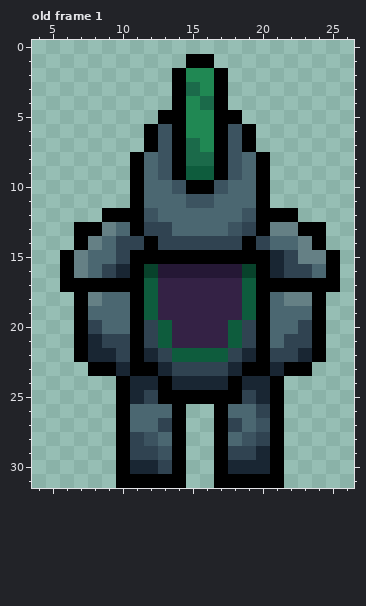
Pixel-art file -- Aseprite/Characters/PlayerCharacter_Back_BaseSprite.aseprite. This is how it looked before the edit.
32x32 pixels, 1 frame. Shown: old frame 1: x 4..26, y 0..31. The commit also changed other frames, which this record leaves out.
New version:
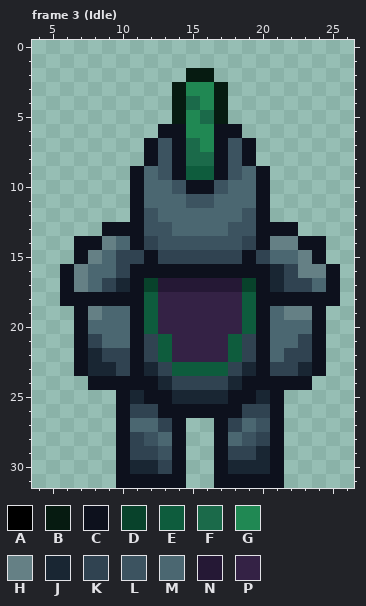
Palette (. is transparent): A #000000  B #061b11  C #0d111d  D #08422b  E #0e5c3d  F #1b6a4a  G #208853  H #658085  J #192633  K #304351  L #3c5360  M #4b6771  N #251835  P #342245
A new or re-ordered frame is compared with the old frame closest to it.
Difference:
frames 1 -> 11
--- frame 3 (Idle) is new; against old frame 1
@@ x 4..26 @@
  0 .......................
- 1 ...........AA..........
- 2 ..........AGGA.........
- 3 ..........AFGA.........
- 4 ..........AGFA.........
- 5 .........AAGGAA........
- 6 ........ALAGGALA.......
- 7 ........ALAFGALA.......
- 8 .......AMLAFFALMA......
- 9 .......AMLAEEALMA......
-10 .......AMMLAALMMA......
-11 .......AMMMLLMMMA......
-12 .....AAALMMMMMMLAAA....
-13 ...AAHMAKKMMMMLKAHHAA..
-14 ...AHMKKAKKKKKKAKMMHA..
-15 ..AHMMKAAAAAAAAAAJKHHA.
-16 ..AHMKJADNNNNNNDAJKKMA.
-17 ..AAAAAAEPPPPPPEAAAAAA.
-18 ...AHMMAEPPPPPPEAMHHA..
-19 ...AMMMAEPPPPPPEAMMMA..
-20 ...AKMMAKEPPPPEKAMMKA..
-21 ...AJKKAKEPPPPEKAMKKA..
-22 ...AJJKAJKEEEEKJAKKJA..
-23 ....AAJAAJKKKKJAAJAA...
-24 ......AJJAJJJJAJJA.....
-25 ......AJKAAAAAAKJA.....
-26 ......AMMMA..AMMKA.....
-27 ......AMMKA..AKMLA.....
-28 ......AKLMA..AMLKA.....
-29 ......AKKLA..AKKJA.....
-30 ......AJJKA..AJJJA.....
-31 ......AAAAA..AAAAA.....
+ 1 .......................
+ 2 ...........BB..........
+ 3 ..........BGGB.........
+ 4 ..........BFGB.........
+ 5 ..........BGFB.........
+ 6 .........CCGGCC........
+ 7 ........CLCFGCLC.......
+ 8 ........CLCFFCLC.......
+ 9 .......CMLCEECLMC......
+10 .......CMMLCCLMMC......
+11 .......CMMMLLMMMC......
+12 .......CLMMMMMMLC......
+13 .....CCCLLMMMMLLCCC....
+14 ...CCHMCKLLLLLLKCHHCC..
+15 ...CHMKKCKKKKKKCKMMHC..
+16 ..CHMMKCCCCCCCCCCJKHHC.
+17 ..CHMKJCDNNNNNNDCJKKMC.
+18 ..CCCCCCEPPPPPPECCCCCC.
+19 ...CHMMCEPPPPPPECMHHC..
+20 ...CMMMCEPPPPPPECMMMC..
+21 ...CKMMCKEPPPPEKCMMKC..
+22 ...CJKKCKEPPPPEKCMKKC..
+23 ...CJJKCJKEEEEKJCKKJC..
+24 ....CCCCCJKKKKJCCCCC...
+25 ......CJCCJJJJCCJC.....
+26 ......CKKCCCCCCKKC.....
+27 ......CMMKC..CKMLC.....
+28 ......CKLMC..CMLKC.....
+29 ......CKKLC..CKKJC.....
+30 ......CJJKC..CJJJC.....
+31 ......CCCCC..CCCCC.....
Boxes around the changes in both pictures, in picture pixels (x1, y1, x2, y2):
changed: (60, 54, 340, 488)
